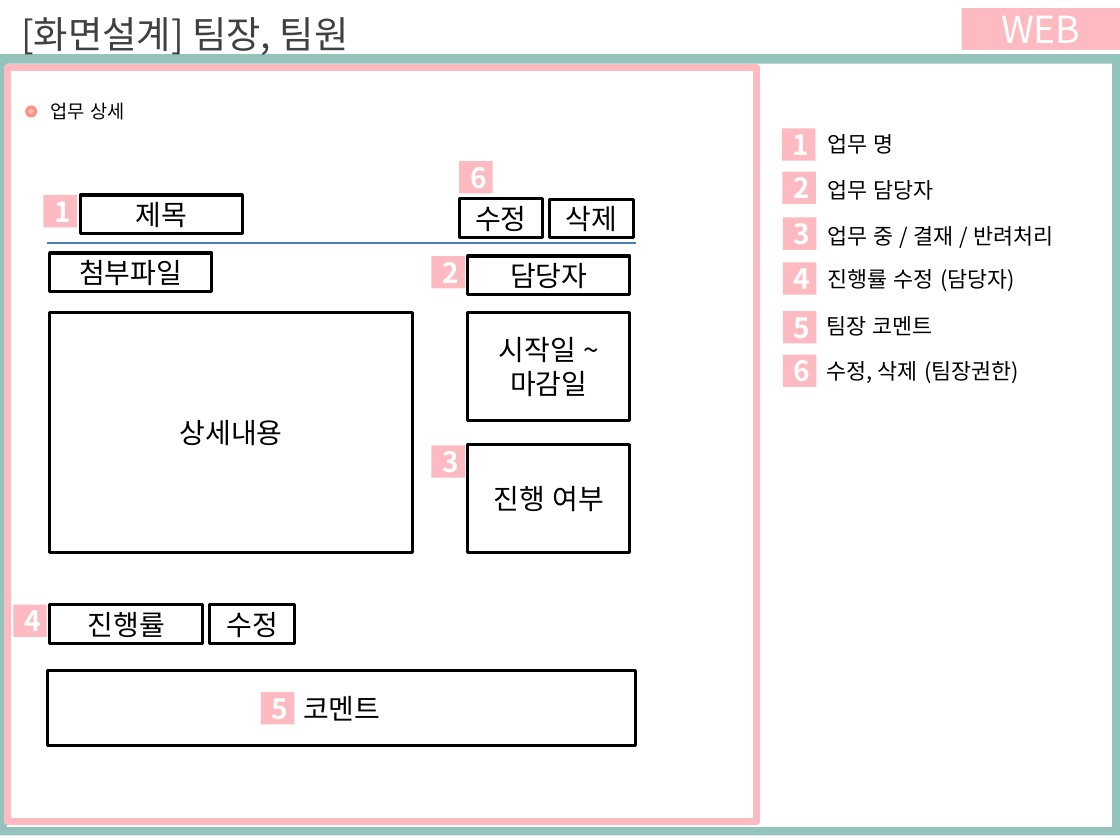
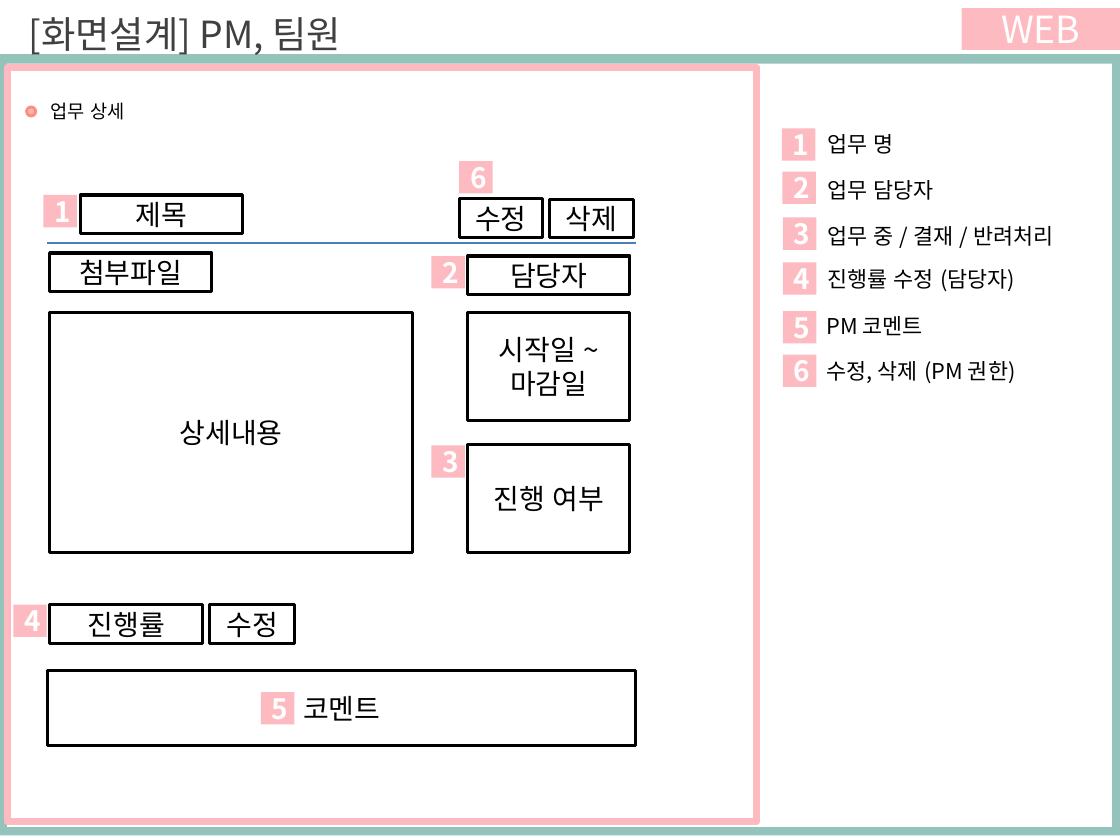
Before and after one commit to ezenteam03/project06, a slide deck: slide 3 of WebContent/lyh/0508 이연학 (수정).pptx. Drawn at 1120x840 pixels with LibreOffice and Linux fonts; fonts in the diff are those of the drawing. Boxes give left, top, right and bottom in pixels: in the first picture for what was removed or moved away, otherwise in the second. Text is boxed around its words. In the diff, an @@ line names an element or a change of style, - is before the commit and + after.

```diff
--- a/WebContent/lyh/0508 이연학 (수정).pptx
+++ b/WebContent/lyh/0508 이연학 (수정).pptx
@@ text at (29,17,341,58): text changed @@
-[화면설계] 팀장, 팀원
+[화면설계] PM, 팀원
@@ text at (826,316,923,336): text changed @@
-팀장 코멘트
+PM 코멘트
@@ text at (827,361,1016,383): text changed @@
-수정, 삭제 (팀장권한)
+수정, 삭제 (PM 권한)
```
Also in this commit, not shown: 4 other slides changed, 5 other files.
